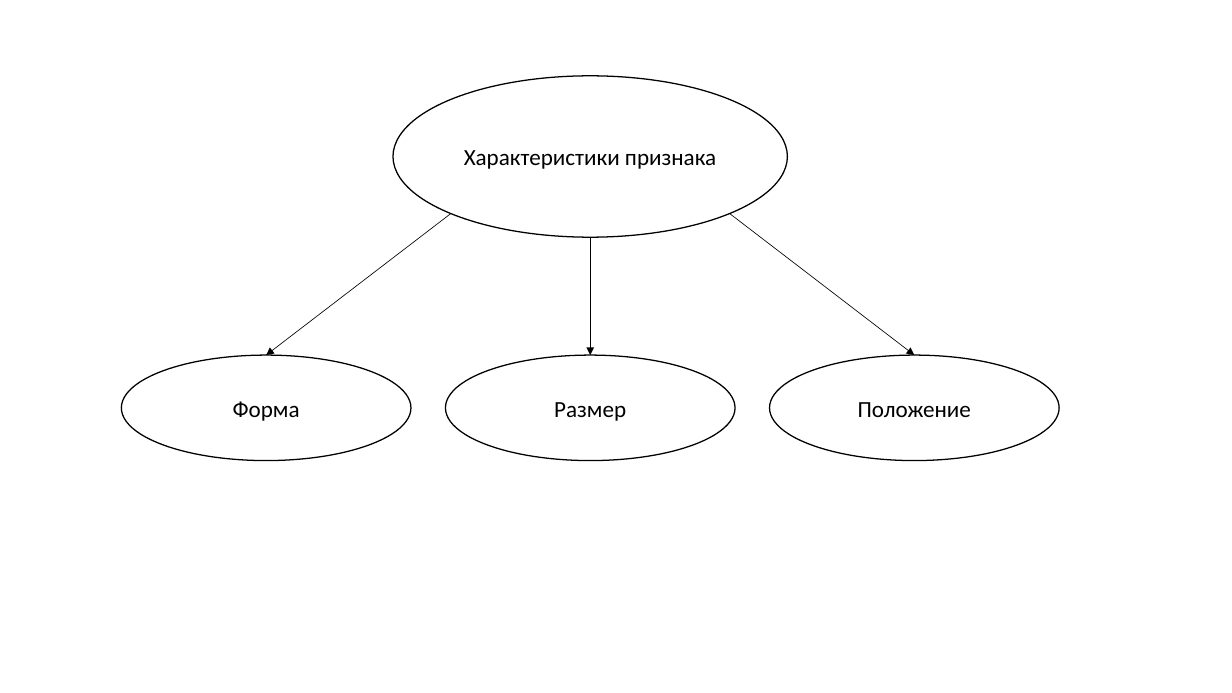
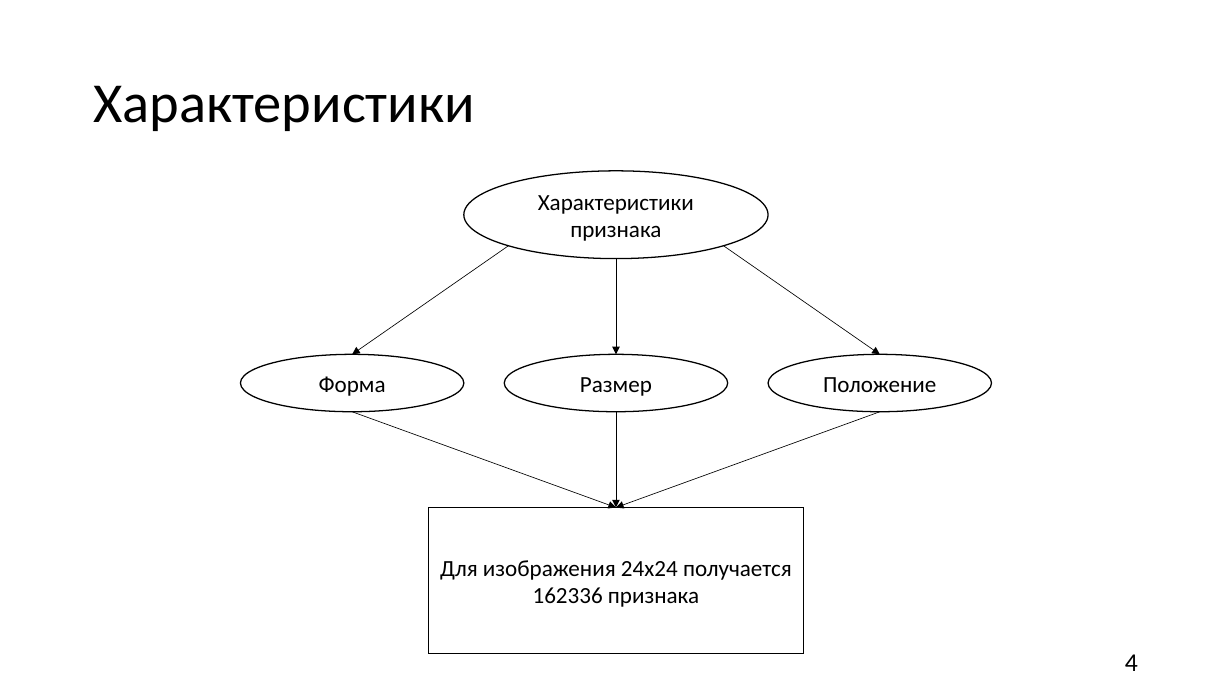
Before and after one commit to MYIIIKET/Diplom, a slide deck: slide 4 of Main/Презентация.pptx. Drawn at 1232x693 pixels with LibreOffice and Linux fonts; fonts in the diff are those of the drawing. Boxes give left, top, right and bottom in pixels: in the first picture for what was removed or moved away, otherwise in the second. Text is boxed around its words. In the diff, an @@ line names an element or a change of style, - is before the commit and + after.

```diff
--- a/Main/Презентация.pptx
+++ b/Main/Презентация.pptx
@@ title added at [94, 85, 475, 131], 44 pt, text #000000 @@
+Характеристики
@@ ellipse "Характеристики признака": place and size @@
-ellipse "Характеристики признака" at [393, 76, 787, 238]
+ellipse "Характеристики признака" at [464, 171, 768, 259]
@@ arrow moved from (451, 213) - (266, 355) to (508, 246) - (352, 355) @@
@@ arrow moved from (591, 238) - (591, 355) to (616, 259) - (616, 355) @@
@@ arrow moved from (730, 213) - (915, 355) to (724, 246) - (880, 355) @@
@@ ellipse "Форма": place and size @@
-ellipse "Форма" at [121, 355, 410, 460]
+ellipse "Форма" at [240, 355, 464, 412]
@@ ellipse "Размер": place and size @@
-ellipse "Размер" at [445, 355, 735, 460]
+ellipse "Размер" at [505, 355, 728, 412]
@@ ellipse "Положение": place and size @@
-ellipse "Положение" at [770, 355, 1059, 460]
+ellipse "Положение" at [768, 355, 992, 412]
@@ arrow added from (352, 412) to (616, 507), #000000 0.5 pt @@
@@ arrow added from (616, 412) to (616, 507), #000000 0.5 pt @@
@@ arrow added from (880, 412) to (616, 507), #000000 0.5 pt @@
@@ rectangle added at [428, 507, 803, 653], fill #FFFFFF, outline #000000 1 pt, 18 pt, text #000000 @@
+Для изображения 24x24 получается 162336 признака
@@ page number added at [1125, 654, 1138, 671], 20 pt, text #000000 @@
+4
```
Also in this commit, not shown: 14 other slides changed, 8 slides added, 10 slides removed, 5 other files.
